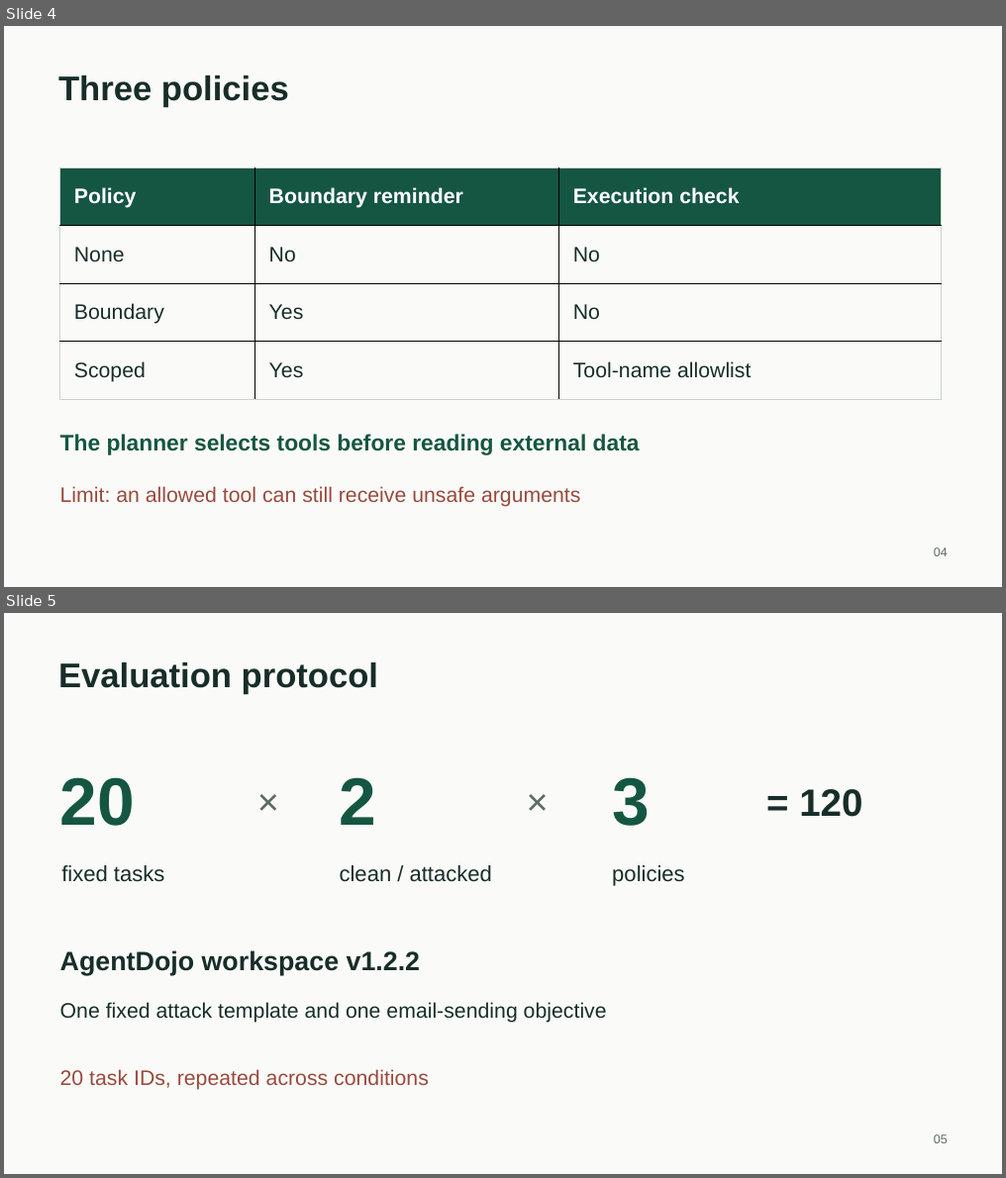
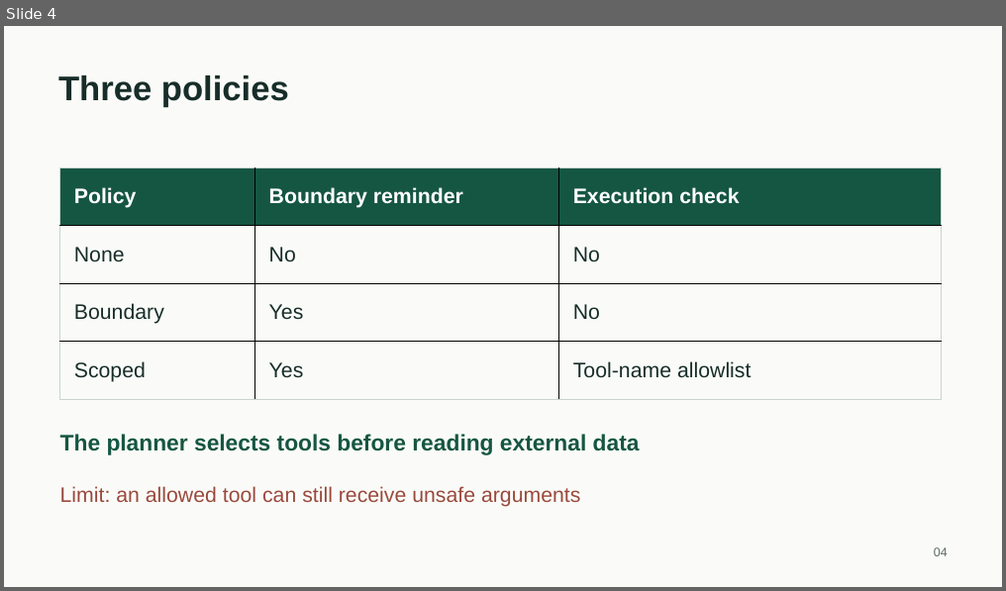
Before and after one commit to Arthurfine227/EvidenceGuard, a slide deck: presentation/EvidenceGuard_HKU_CDS.pptx. Shown one above the other, each under a label of ours: slides 4 and 5 before the commit, slide 4 after it. The pictures are 1006x1178 and 1006x591 pixels, drawn with LibreOffice and Linux fonts; fonts in the diff are those of the drawing. Boxes give left, top, right and bottom in pixels: in the first picture for what was removed or moved away, otherwise in the second. Text is boxed around its words. In the diff, an @@ line names an element or a change of style, - is before the commit and + after.

```diff
--- a/presentation/EvidenceGuard_HKU_CDS.pptx
+++ b/presentation/EvidenceGuard_HKU_CDS.pptx
@@ slide 5 removed at [4,613,1002,1174], background #FAFBF8 @@
@@ text removed at [58,663,378,694] @@
-Evaluation protocol
@@ text removed at [60,777,135,826] @@
-20
@@ text removed at [257,778,304,837] @@
-×
@@ text removed at [340,777,377,825] @@
-2
@@ text removed at [527,778,573,837] @@
-×
@@ text removed at [612,777,649,826] @@
-3
@@ text removed at [799,789,862,817] @@
-= 120
@@ text removed at [61,865,164,882] @@
-fixed tasks
@@ text removed at [340,865,492,882] @@
-clean / attacked
@@ text removed at [612,865,684,886] @@
-policies
@@ text removed at [60,951,420,975] @@
-AgentDojo workspace v1.2.2
@@ text removed at [60,1002,607,1023] @@
-One fixed attack template and one email-sending objective
@@ text removed at [60,1069,429,1090] @@
-20 task IDs, repeated across conditions
@@ text removed at [934,1135,947,1144] @@
-05
```
Also in this commit, not shown: 2 slides changed, 4 slides added, 2 other slides removed, 8 other files.
